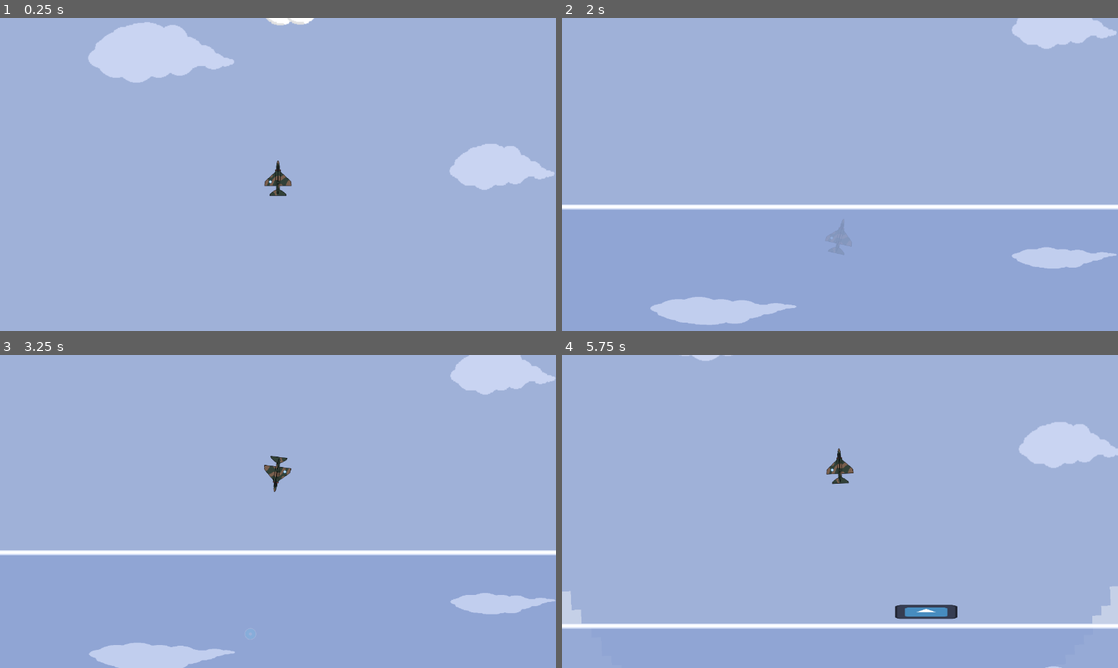
Above: before the commit, frames 1-4 (two rows, left to right).
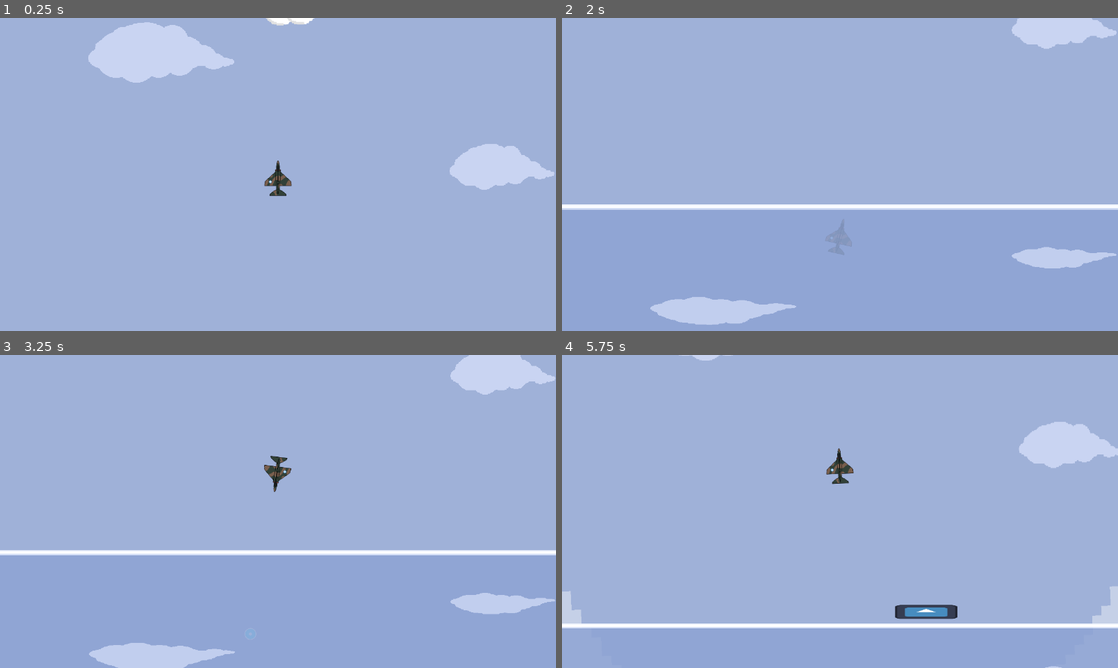
Above: after the commit, the same moments.

Repository: NicolasLaure/AceStrider
Game: Godot game, scene res://Scenes/nico_test_scene.tscn
The game is run twice, just before and just after one commit, with the same random seed, the same clock (stepped at 60 frames per second) and the same inputs. The engine's default icon, where the game draws it, is replaced by a stand-in: a white triangle on a blue panel in a dark square.
Inputs:
- Up to frame 1 (0.25 s): no input
- Up to frame 2 (2 s): hold D 0.53-1.28 s; hold Space (Shoot) 0.53-1.28 s; hold A from 1.28 s (still down); tap Space (Shoot) at 1.35 s
- Up to frame 3 (3.25 s): release A at 2.03 s; hold D 2.03-2.78 s; hold Space (Shoot) 2.03-2.78 s; hold W (Thrust) from 2.78 s (still down); tap Space (Shoot) at 2.85 s
- Up to frame 4 (5.75 s): release W (Thrust) at 3.53 s; hold Space (Shoot) 3.53-4.28 s; hold A from 3.53 s (still down); tap Space (Shoot) at 4.35 s; hold Space (Shoot) from 5.03 s (still down)

The runs differ from the first frame. In frame 1, less than 0.1% of the frame differs, in the area x 48-57%, y 0-2%; in frame 2, 0.2%; in frame 3, less than 0.1%; in frame 4, 0.4%, in the area x 0-100%, y 21-88%.

Commit message:
Add reset

Diff:
--- a/Scenes/nico_test_scene.tscn
+++ b/Scenes/nico_test_scene.tscn
@@ -18,68 +18,44 @@
 func _ready():
 	pass # Replace with function body.
 
-
+var isPaused = false;
+var isGameOver = false;
 # Called every frame. 'delta' is the elapsed time since the previous frame.
 func _process(delta):
 	pass
 
-
 func _on_game_over():
-	get_tree().paused = true;
-
+	get_node(\"Control/Panel\").visible = true;
+	isGameOver = true;
+	pass # Replace with function body.
+
+func _on_button_pressed():
+	get_tree().reload_current_scene()
 	pass # Replace with function body.
 "
 
 [sub_resource type="CapsuleShape2D" id="CapsuleShape2D_gl8v1"]
+
+[sub_resource type="GDScript" id="GDScript_2gqyd"]
+script/source = "extends Control
+
+
+var playerPosition
+
+func _ready():
+	pass
+
+var isgameover
+# Called every frame. 'delta' is the elapsed time since the previous frame.
+func _process(delta):
+	playerPosition = get_tree().root.get_node(\"LevelScene/Player\").position;
+	set_position(Vector2(playerPosition.x, 485));
+	pass
+"
 
 [node name="LevelScene" type="Node2D"]
 position = Vector2(1, 0)
 script = SubResource("GDScript_xy7n3")
-
-[node name="Control" type="Control" parent="."]
-z_index = 10
-z_as_relative = false
-layout_mode = 3
-anchors_preset = 15
-anchor_right = 1.0
-anchor_bottom = 1.0
-offset_left = 1075.0
-offset_top = 505.0
-offset_right = 1075.0
-offset_bottom = 505.0
-grow_horizontal = 2
-grow_vertical = 2
-scale = Vector2(1.912, 1.912)
-
-[node name="PausePanel" type="Panel" parent="Control"]
-visible = false
-layout_mode = 1
-anchors_preset = 8
-anchor_left = 0.5
-anchor_top = 0.5
-anchor_right = 0.5
-anchor_bottom = 0.5
-offset_left = -412.0
-offset_top = -236.0
-offset_right = 408.0
-offset_bottom = 244.0
-grow_horizontal = 2
-grow_vertical = 2
-
-[node name="GameOver" type="Panel" parent="Control"]
-visible = false
-layout_mode = 1
-anchors_preset = 8
-anchor_left = 0.5
-anchor_top = 0.5
-anchor_right = 0.5
-anchor_bottom = 0.5
-offset_left = -411.0
-offset_top = -238.0
-offset_right = 409.0
-offset_bottom = 242.0
-grow_horizontal = 2
-grow_vertical = 2
 
 [node name="Player" type="CharacterBody2D" parent="."]
 z_index = -2
@@ -138,6 +114,7 @@
 
 [node name="BackGround" type="ParallaxLayer" parent="ParallaxBackground"]
 z_as_relative = false
+texture_filter = 1
 motion_scale = Vector2(0.2, 1)
 motion_mirroring = Vector2(1920, 0)
 
@@ -145,6 +122,7 @@
 modulate = Color(1, 1, 1, 0.258824)
 z_index = 1
 z_as_relative = false
+texture_filter = 1
 texture_repeat = 2
 position = Vector2(0, 751)
 scale = Vector2(1, 0.463855)
@@ -155,6 +133,7 @@
 
 [node name="Sky" type="Sprite2D" parent="ParallaxBackground/BackGround"]
 z_index = -3
+texture_filter = 1
 texture_repeat = 2
 position = Vector2(0, -255)
 texture = ExtResource("3_shqj2")
@@ -187,6 +166,7 @@
 [node name="Clouds" type="Sprite2D" parent="ParallaxBackground/ForeGround"]
 z_index = -3
 z_as_relative = false
+texture_filter = 1
 texture_repeat = 2
 position = Vector2(0, 12.5)
 texture = ExtResource("4_gk851")
@@ -198,6 +178,7 @@
 
 [node name="BackGround" type="ParallaxLayer" parent="ParallaxBackground/ParallaxBackground"]
 z_as_relative = false
+texture_filter = 1
 motion_scale = Vector2(0.2, 1)
 motion_mirroring = Vector2(1920, 0)
 
@@ -205,6 +186,7 @@
 modulate = Color(1, 1, 1, 0.858824)
 z_index = 1
 z_as_relative = false
+texture_filter = 1
 texture_repeat = 2
 position = Vector2(0, 751)
 scale = Vector2(1, 0.463855)
@@ -238,4 +220,53 @@
 bigShipRespawnCoolDown = 10.0
 smallShipRespawnCoolDown = 5.0
 
+[node name="Control" type="Control" parent="."]
+z_index = 120
+layout_mode = 3
+anchors_preset = 8
+anchor_left = 0.5
+anchor_top = 0.5
+anchor_right = 0.5
+anchor_bottom = 0.5
+offset_left = 1099.0
+offset_top = 485.0
+offset_right = 1139.0
+offset_bottom = 525.0
+grow_horizontal = 2
+grow_vertical = 2
+script = SubResource("GDScript_2gqyd")
+
+[node name="Panel" type="Panel" parent="Control"]
+visible = false
+layout_mode = 1
+anchors_preset = 8
+anchor_left = 0.5
+anchor_top = 0.5
+anchor_right = 0.5
+anchor_bottom = 0.5
+offset_left = -975.0
+offset_top = -553.0
+offset_right = 976.0
+offset_bottom = 553.0
+grow_horizontal = 2
+grow_vertical = 2
+
+[node name="Button" type="Button" parent="Control/Panel"]
+texture_filter = 1
+layout_mode = 1
+anchors_preset = 8
+anchor_left = 0.5
+anchor_top = 0.5
+anchor_right = 0.5
+anchor_bottom = 0.5
+offset_left = -72.0
+offset_top = -35.5
+offset_right = 72.0
+offset_bottom = 35.5
+grow_horizontal = 2
+grow_vertical = 2
+text = "Reset"
+
 [connection signal="game_over" from="." to="." method="_on_game_over"]
+[connection signal="game_over" from="." to="Control" method="_on_level_scene_game_over"]
+[connection signal="pressed" from="Control/Panel/Button" to="." method="_on_button_pressed"]
--- a/project.godot
+++ b/project.godot
@@ -34,6 +34,16 @@
 "events": [Object(InputEventKey,"resource_local_to_scene":false,"resource_name":"","device":-1,"window_id":0,"alt_pressed":false,"shift_pressed":false,"ctrl_pressed":false,"meta_pressed":false,"pressed":false,"keycode":0,"physical_keycode":32,"key_label":0,"unicode":32,"echo":false,"script":null)
 ]
 }
+Pause={
+"deadzone": 0.5,
+"events": [Object(InputEventKey,"resource_local_to_scene":false,"resource_name":"","device":-1,"window_id":0,"alt_pressed":false,"shift_pressed":false,"ctrl_pressed":false,"meta_pressed":false,"pressed":false,"keycode":0,"physical_keycode":4194305,"key_label":0,"unicode":0,"echo":false,"script":null)
+, Object(InputEventKey,"resource_local_to_scene":false,"resource_name":"","device":-1,"window_id":0,"alt_pressed":false,"shift_pressed":false,"ctrl_pressed":false,"meta_pressed":false,"pressed":false,"keycode":0,"physical_keycode":80,"key_label":0,"unicode":112,"echo":false,"script":null)
+]
+}
+Reset={
+"deadzone": 0.5,
+"events": []
+}
 
 [rendering]
 
Not shown: 1 places in Scenes/nico_test_scene.tscn that only renumber resources
